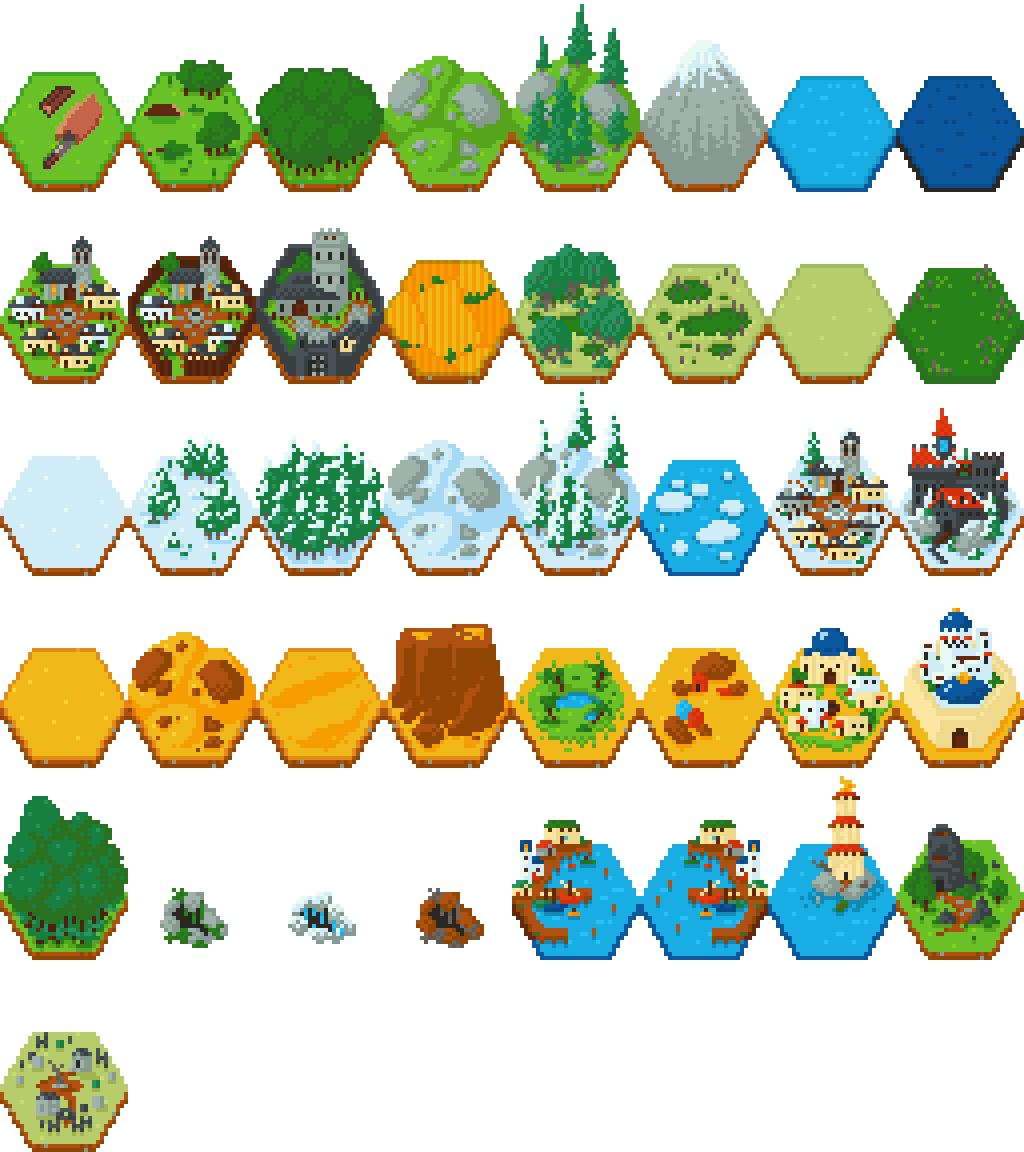
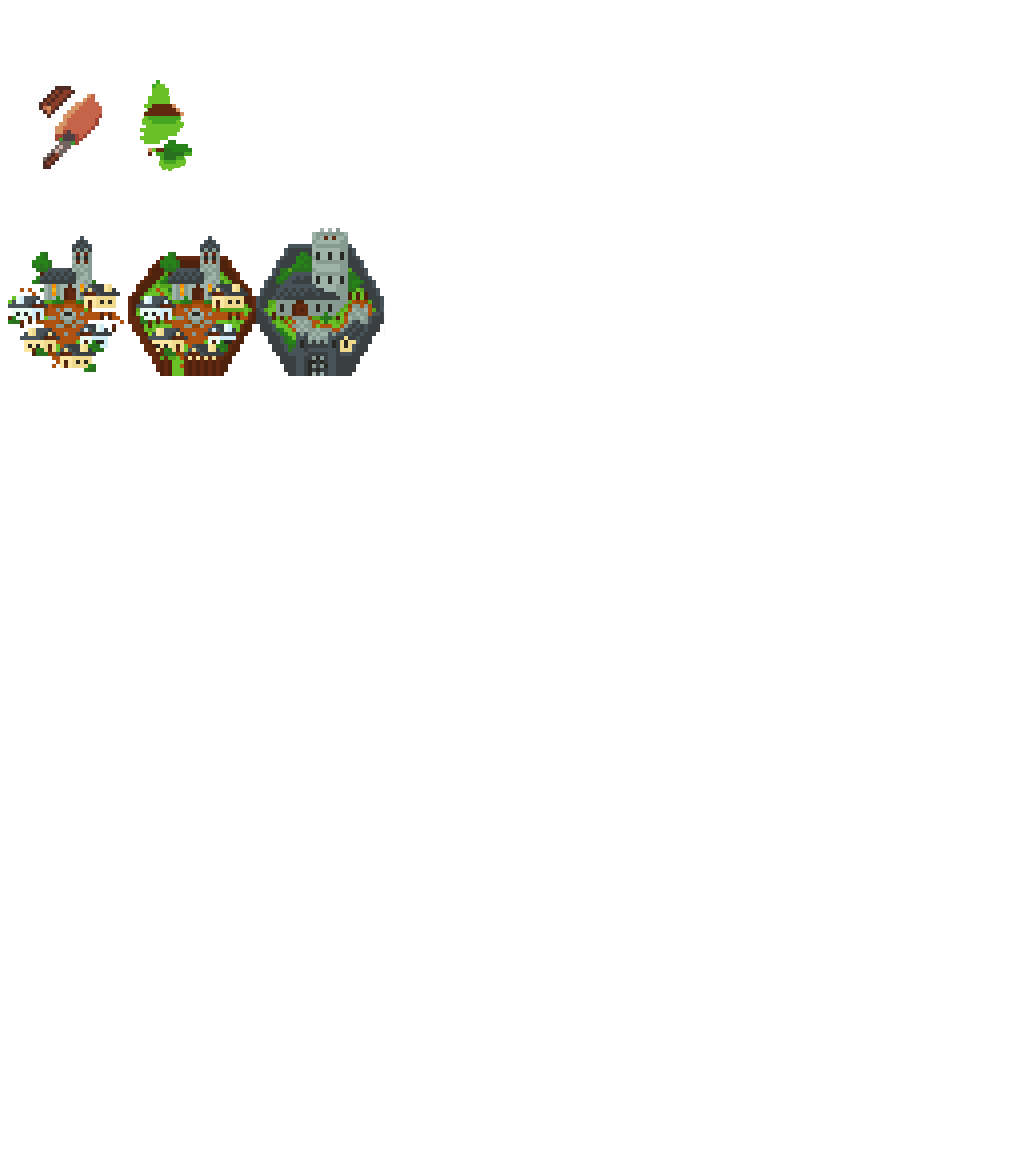
Before/after of a 1024x1152 layered artwork. What changed in the layer stack:
added layer "Background Merged" (1st of 3) above "Background Merged" over [0, 260, 448, 448]
renamed "Paint Layer 1" to "Background Merged", painted on it over [0, 56, 448, 384]
hid "Background Merged" (3rd of 3), painted on it over [0, 4, 1024, 1152]
